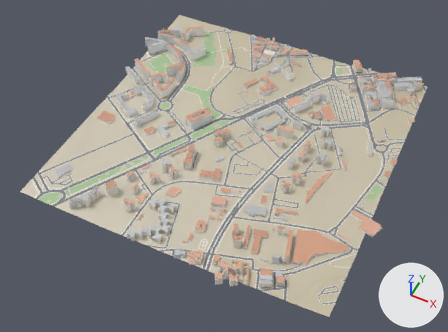
Two versions of the glTF model public/world/tiles/-2_-2.glb, one commit apart.
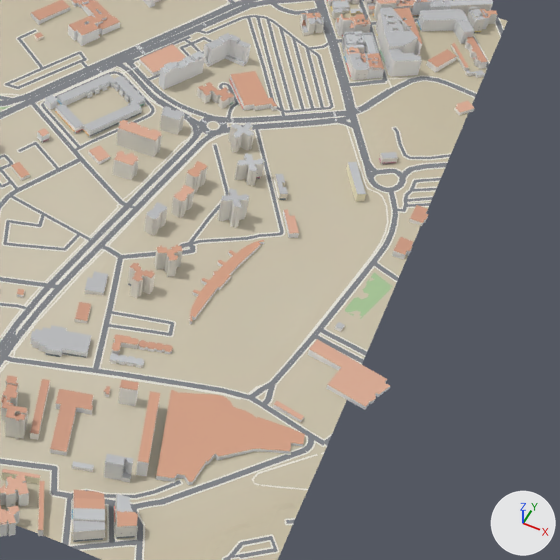
Each version is shown whole from a camera (50 mm lens) standing at (-896.0, 192.0, 1521.0) and looking at (-1501.0, 1403.0, 8.0), then close up on the part from 52% to 100% of the width and 24% to 89% of the height. The axes (+X, +Y, +Z) are drawn at lower right. The lights are the same throughout. The first two pictures are the older version. Where no turn or scale is listed for an object, it has been applied to the vertices. Vertices at exactly the same position are counted once.

Objects in the first close-up: 'Detail', 'Ground', 'Park', 'Road', 'Roofs', 'Sidewalk', 'Walls' and 2 more.
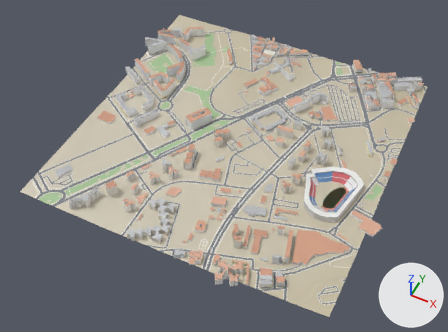
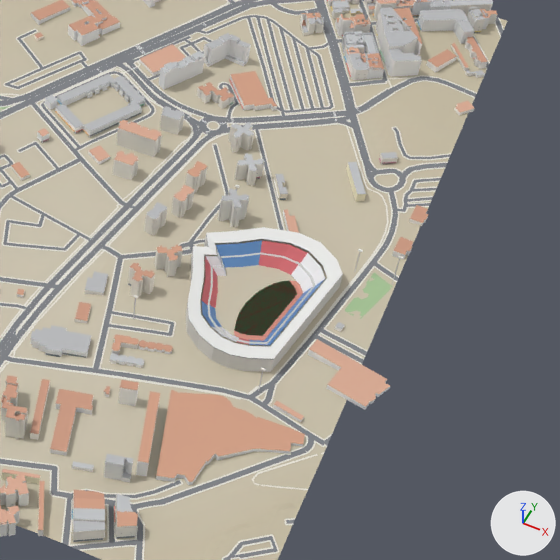
Where the newer file only moved an object's origin or applied its transform, the numbers keep the older frame.

Where the change shows, as pixel boxes (x1, y1, x2, y2) in the close-ups (560 x 560 px):
part 1 of me_detail, added
    after: (202, 240, 325, 346)
part 2 of me_detail, added
    after: (186, 227, 343, 372)
part 3 of me_detail, added
    after: (234, 281, 303, 341)
part 4 of me_detail, added
    after: (235, 281, 297, 336)
part 5 of me_roofs, deleted (beige)
    before: (190, 240, 264, 321)

Edits to the bpy script that builds the scene:
```text
Change me_detail:
    used by ob_detail; location = (-1521.0, 1502.0, 68.0)
    remove me_detail.from_pydata(...)  # 11408 vertices, 14572 faces; spans x -503.0..503.0, y -507.0..507.0, z -23.0..23.0
    add me_detail.from_pydata(...)  # 11654 vertices, 14960 faces; spans x -503.0..519.0, y -507.0..507.0, z -23.0..47.0
    me_detail part 1: a new loose piece of 85 vertices spanning x 308.0..446.0, y -188.0..-22.0, z -7.0..16.0, in mat_defaultmaterial_008
    me_detail part 2: a new loose piece of 68 vertices spanning x 290.0..462.0, y -209.0..-2.0, z -7.0..19.0, in mat_defaultmaterial_008
    me_detail part 3: a new loose piece of 17 vertices spanning x 329.0..427.0, y -163.0..-45.0, z -7.0, in mat_defaultmaterial_008
    me_detail part 4: a new loose piece of 17 vertices spanning x 335.0..421.0, y -156.0..-52.0, z -7.0, in mat_defaultmaterial_008
    other edits to the shape of me_detail do not show in these pictures
Change me_roofs:
    used by ob_roofs; location = (-1494.0, 1494.0, 80.0)
    remove me_roofs.from_pydata(...)  # 7063 vertices, 6184 faces; spans x -532.0..532.0, y -526.0..526.0, z -29.0..29.0
    add me_roofs.from_pydata(...)  # 7012 vertices, 6135 faces; spans x -532.0..532.0, y -526.0..526.0, z -29.0..29.0
    me_roofs part 5: the loose piece of 51 vertices spanning x 285.0..334.0, y -163.0..-8.0, z -11.0 is deleted
```
